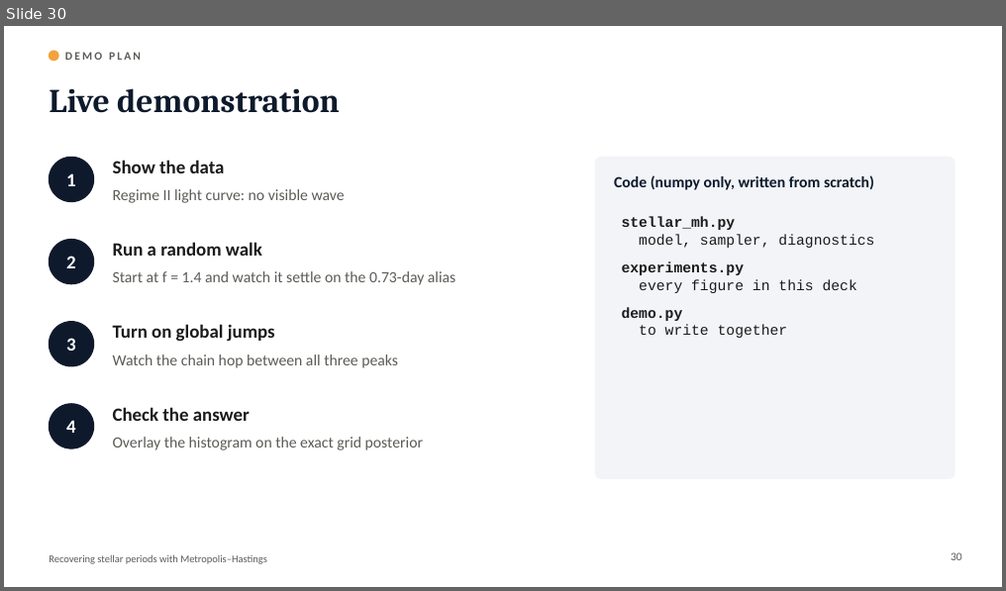
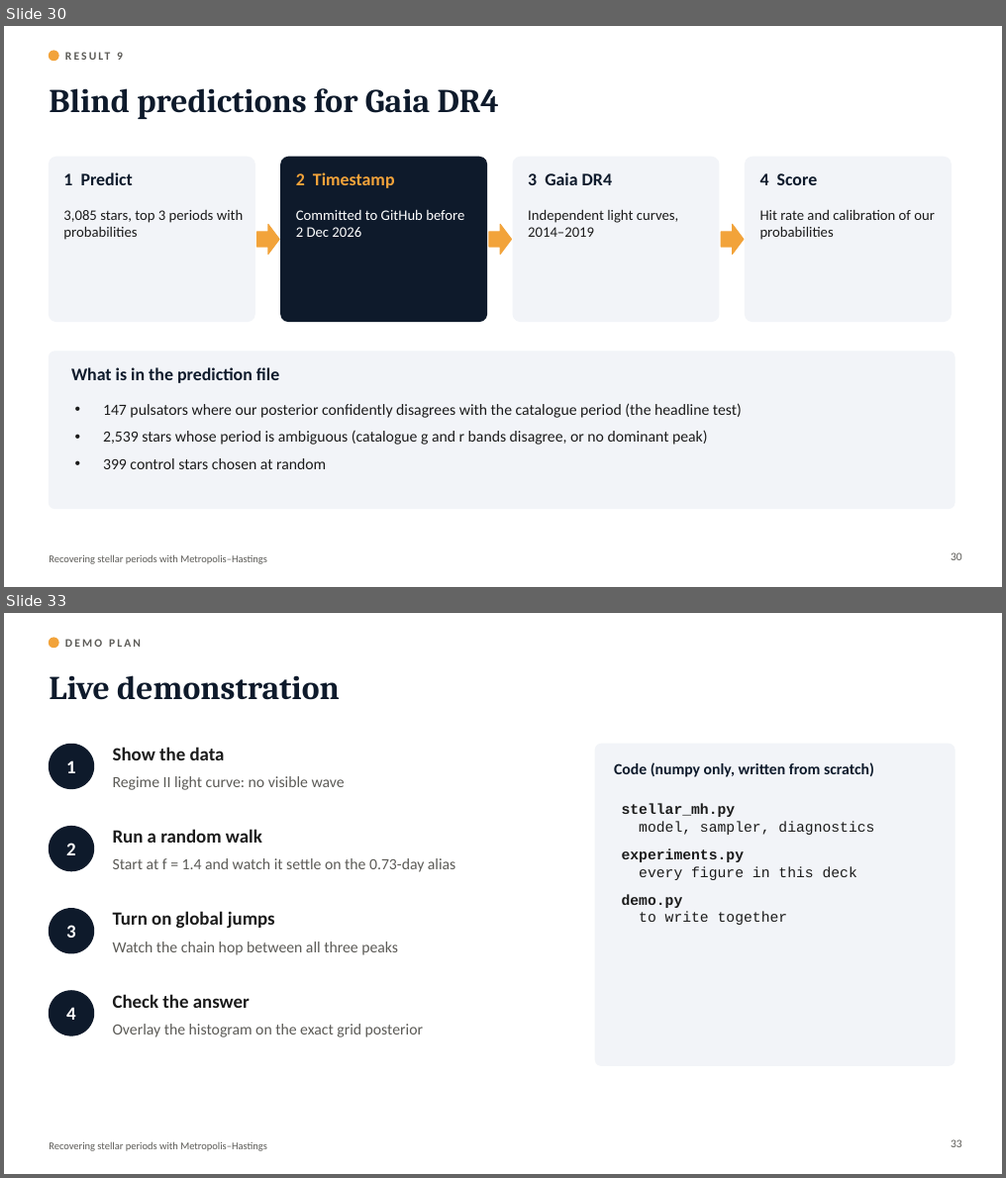
Before and after one commit to cognitogramma/StarSearch-, a slide deck: slides/Stellar_Periods_MH.pptx. Shown one above the other, each under a label of ours: slide 30 before the commit, slides 30 and 33 after it; the slides between them are not shown. The pictures are 1006x591 and 1006x1178 pixels, drawn with LibreOffice and Linux fonts; fonts in the diff are those of the drawing. Boxes give left, top, right and bottom in pixels: in the first picture for what was removed or moved away, otherwise in the second. Text is boxed around its words. In the diff, an @@ line names an element or a change of style, - is before the commit and + after.

```diff
--- a/slides/Stellar_Periods_MH.pptx
+++ b/slides/Stellar_Periods_MH.pptx
@@ slide 30 added at [4,26,1002,587], background #FFFFFF; not listed: 1 template element that a slide beside it also shows @@
@@ ellipse added at [49,51,58,61], fill #F2A33A, outline #F2A33A 1 pt @@
@@ text added at [117,52,123,60], 11 pt, text #5C5B57, bold @@
+RESULT 9
@@ title added at [49,88,499,119], 32 pt, text #0E1A2B, bold @@
+Blind predictions for Gaia DR4
@@ rounded rectangle added at [49,157,254,322], fill #F2F4F8, outline #F2F4F8 1 pt @@
@@ text added at [63,173,133,185], 17 pt, text #0E1A2B, bold @@
+1 Predict
@@ rounded rectangle added at [281,157,487,322], fill #0E1A2B, outline #0E1A2B 1 pt @@
@@ text added at [296,173,395,188], 17 pt, text #F2A33A, bold @@
+2 Timestamp
@@ rounded rectangle added at [513,157,719,322], fill #F2F4F8, outline #F2F4F8 1 pt @@
@@ text added at [528,173,612,185], 17 pt, text #0E1A2B, bold @@
+3 Gaia DR4
@@ rounded rectangle added at [746,157,951,322], fill #F2F4F8, outline #F2F4F8 1 pt @@
@@ text added at [760,174,818,185], 17 pt, text #0E1A2B, bold @@
+4 Score
@@ text added at [63,210,244,240], 14 pt, text #1B1B1B @@
+3,085 stars, top 3 periods with probabilities
@@ right arrow added at [257,224,279,255], fill #F2A33A, outline #F2A33A 1 pt @@
@@ text added at [296,209,464,237], 14 pt, text #FFFFFF @@
+Committed to GitHub before 2 Dec 2026
@@ right arrow added at [489,224,512,255], fill #F2A33A, outline #F2A33A 1 pt @@
@@ text added at [528,209,678,237], 14 pt, text #1B1B1B @@
+Independent light curves, 2014–2019
@@ right arrow added at [721,224,744,255], fill #F2A33A, outline #F2A33A 1 pt @@
@@ text added at [760,209,935,240], 14 pt, text #1B1B1B @@
+Hit rate and calibration of our probabilities
@@ rounded rectangle added at [49,352,954,509], fill #F2F4F8, outline #F2F4F8 1 pt @@
@@ text added at [71,368,279,383], 17 pt, text #0E1A2B, bold @@
+What is in the prediction file
@@ text added at [103,403,742,470], 15 pt, text #1B1B1B @@
+• 147 pulsators where our posterior confidently disagrees with the catalogue period (the headline test)
+• 2,539 stars whose period is ambiguous (catalogue g and r bands disagree, or no dominant peak)
+• 399 control stars chosen at random
@@ page number added at [950,553,962,561], 11 pt, text #5C5B57 @@
+30
@@ what was slide 30 is now slide 33 @@
@@ page number at [950,1140,962,1148]: text changed @@
-30
+33
```
Also in this commit, not shown: 7 slides changed, 2 other slides added, 40 other files.
